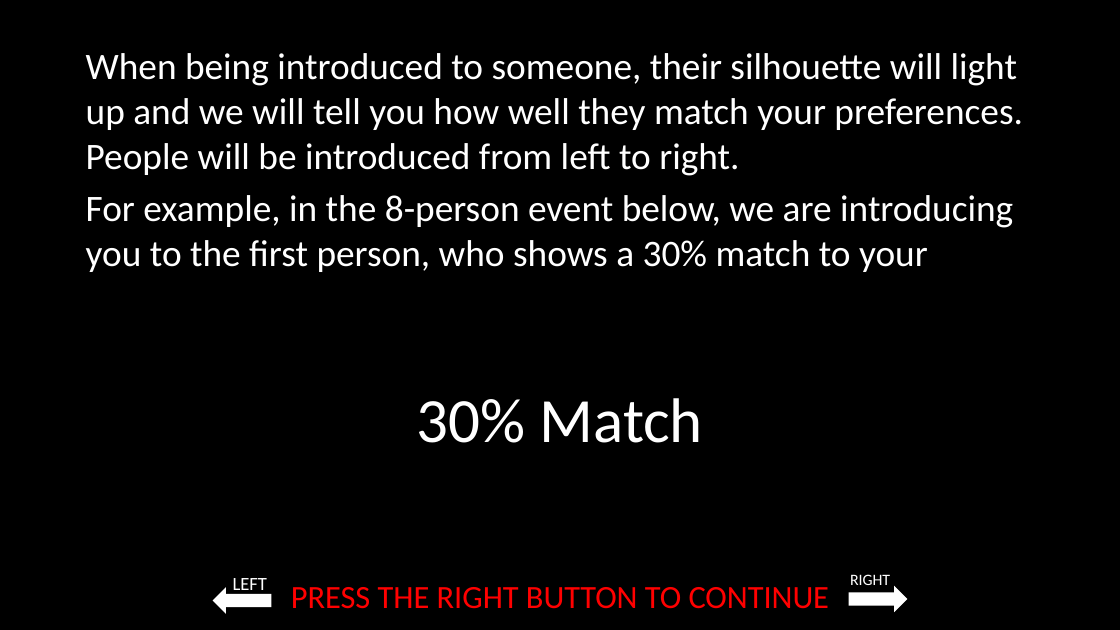
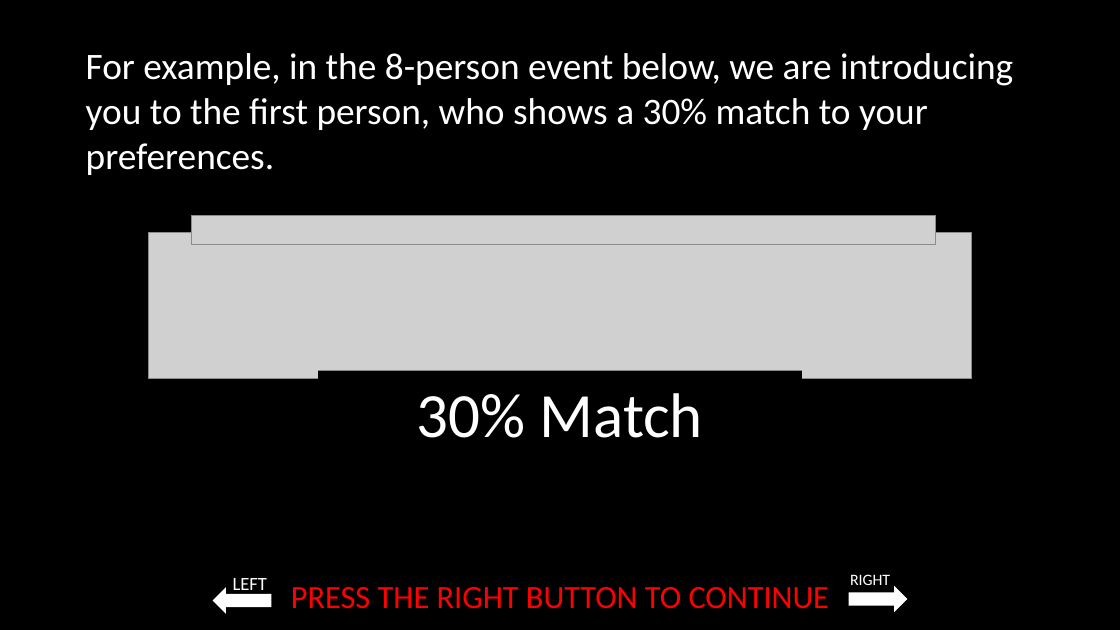
Before and after one commit to laureate-institute-for-brain-research/StimToolOnline, a slide deck: slide 9 of public/js/tasks/blind_dating/media/Blind_dating_game_instructions.pptx (slide 8 before the commit). Drawn at 1120x630 pixels with LibreOffice and Linux fonts; fonts in the diff are those of the drawing; grey boxes stand for pictures. Boxes give left, top, right and bottom in pixels: in the first picture for what was removed or moved away, otherwise in the second. Text is boxed around its words. In the diff, an @@ line names an element or a change of style, - is before the commit and + after.

```diff
--- a/public/js/tasks/blind_dating/media/Blind_dating_game_instructions.pptx
+++ b/public/js/tasks/blind_dating/media/Blind_dating_game_instructions.pptx
@@ text at bbox=[86, 53, 1023, 176]: paragraph removed @@
-When being introduced to someone, their silhouette will light up and we will tell you how well they match your preferences. People will be introduced from left to right.
@@ picture added at bbox=[149, 233, 972, 379] @@
@@ picture added at bbox=[191, 216, 935, 245] @@
@@ rectangle "30% Match": place and size @@
-rectangle "30% Match" at bbox=[417, 398, 703, 443]
+rectangle "30% Match" at bbox=[318, 371, 802, 455]
```
Also in this commit, not shown: 15 other slides changed, 4 slides added, 29 other files.
